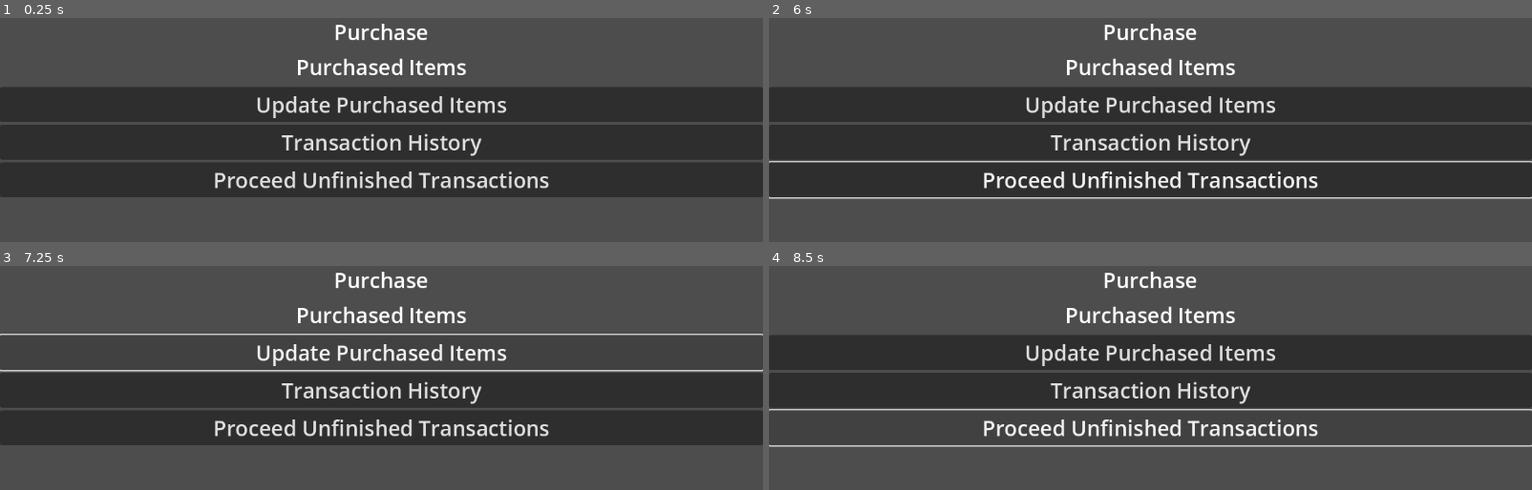
Above: before the commit, frames 1-4 (two rows, left to right).
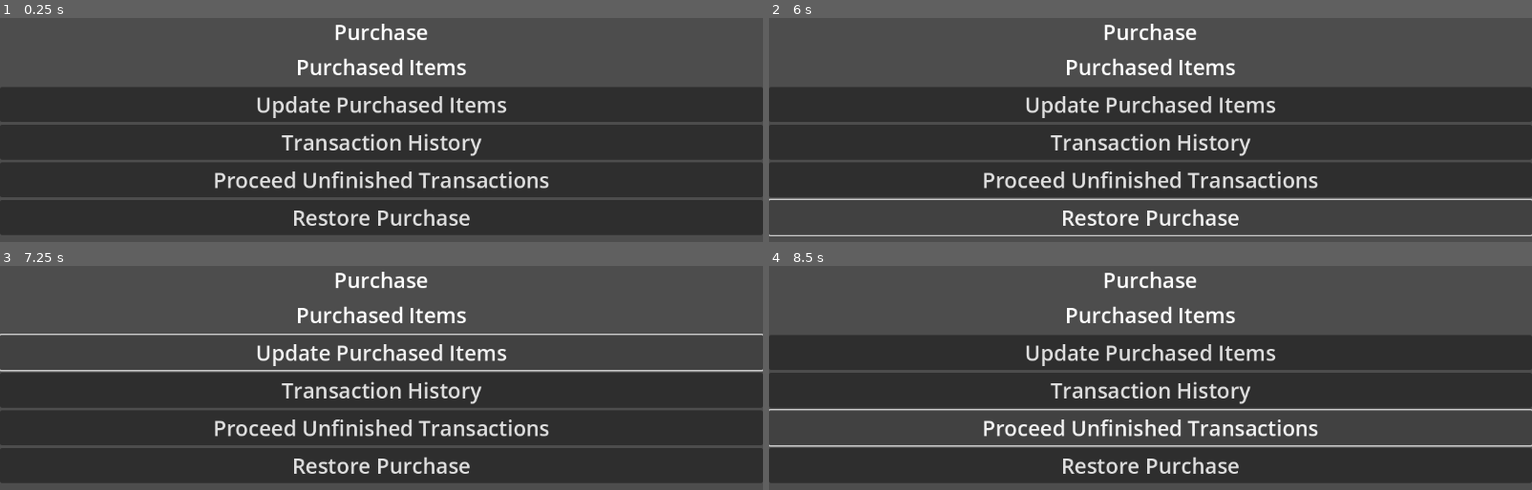
Above: after the commit, the same moments.

Repository: hrk4649/godot_ios_plugin_iap
Game: Godot game, scene res://main.tscn
The game is run twice, just before and just after one commit, with the same random seed, the same clock (stepped at 60 frames per second) and the same inputs.
Inputs (mouse positions are in pixels of both pictures, inside the frame that each line leads up to):
- Up to frame 1 (0.25 s): no input
- Up to frame 2 (6 s): click (1150, 217) at 0.5 s, where only the run after the commit has a clickable "Restore Purchase"; click "Update Purchased Items" at 1.25 s; click "Transaction History" at 2 s; click "Proceed Unfinished Transactio…" at 2.75 s; click "Update Purchased Items" at 3.5 s; click "Transaction History" at 4.25 s; click "Proceed Unfinished Transactio…" at 5 s; click (1150, 217) at 5.75 s, where only the run after the commit has a clickable "Restore Purchase"
- Up to frame 3 (7.25 s): click "Update Purchased Items" at 6.5 s
- Up to frame 4 (8.5 s): click "Transaction History" at 7.25 s; click "Proceed Unfinished Transactio…" at 8 s

The runs differ from the first frame. In frame 1, 15% of the frame differs, in the area x 0-100%, y 81-97%; in frame 2, 3.2%; in frame 3, 15%; in frame 4, 15%.

Commit message:
add "Restore Purchase" button

Diff:
--- a/iap-sample-project/main.gd
+++ b/iap-sample-project/main.gd
@@ -158,3 +158,8 @@
 	if singleton:
 		# proceedUnfinishedTransactions finishes unfinished transactions
 		print(singleton.request("proceedUnfinishedTransactions", {}))
+
+func _on_button_app_store_sync_pressed() -> void:
+	if singleton:
+		# appStoreSync restores purchase
+		print(singleton.request("appStoreSync", {}))
--- a/iap-sample-project/main.tscn
+++ b/iap-sample-project/main.tscn
@@ -55,6 +55,12 @@
 theme_override_font_sizes/font_size = 32
 text = "Proceed Unfinished Transactions"
 
+[node name="ButtonAppStoreSync" type="Button" parent="VBoxContainer"]
+layout_mode = 2
+theme_override_font_sizes/font_size = 32
+text = "Restore Purchase"
+
 [connection signal="pressed" from="VBoxContainer/ButtonPurchasedItem" to="." method="_on_button_purchased_item_pressed"]
 [connection signal="pressed" from="VBoxContainer/ButtonTransactionHistory" to="." method="_on_button_transaction_history_pressed"]
 [connection signal="pressed" from="VBoxContainer/ButtonProceedUnfinished" to="." method="_on_button_proceed_unfinished_pressed"]
+[connection signal="pressed" from="VBoxContainer/ButtonAppStoreSync" to="." method="_on_button_app_store_sync_pressed"]
